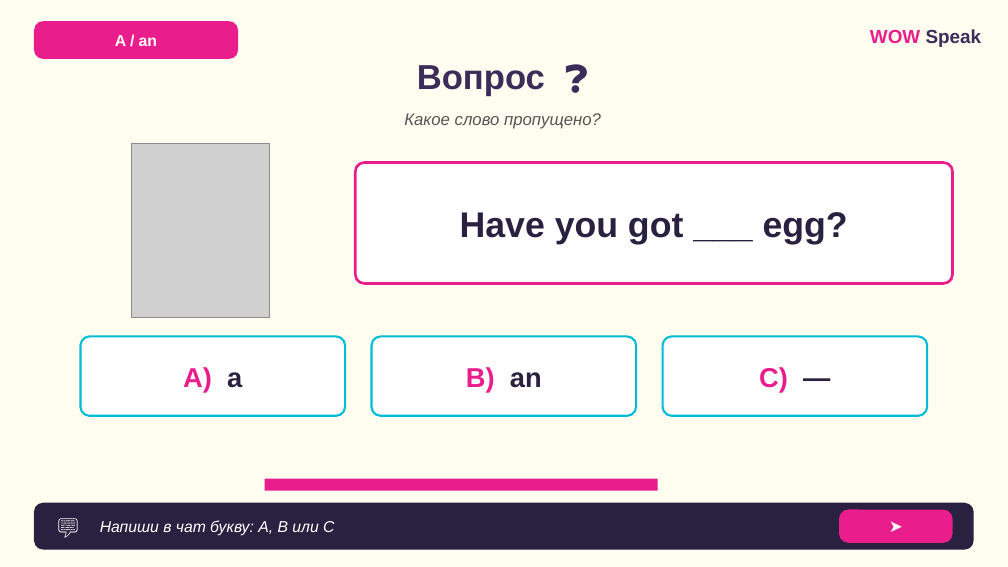
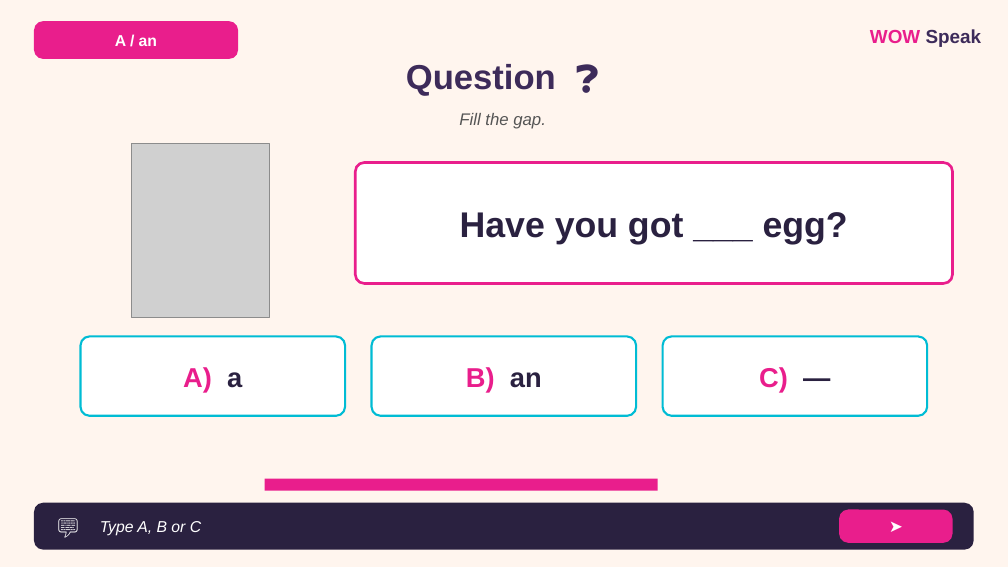
Before and after one commit to wowspeakschool-lang/classroom, a slide deck: slide 16 of vebinary/03.12_A-an/7-9/WOW_Speak_A_An_Food_7-9_LESSON.pptx (slide 15 before the commit). Drawn at 1008x567 pixels with LibreOffice and Linux fonts; fonts in the diff are those of the drawing; grey boxes stand for pictures. Boxes give left, top, right and bottom in pixels: in the first picture for what was removed or moved away, otherwise in the second. Text is boxed around its words. In the diff, an @@ line names an element or a change of style, - is before the commit and + after.

```diff
--- a/vebinary/03.12_A-an/7-9/WOW_Speak_A_An_Food_7-9_LESSON.pptx
+++ b/vebinary/03.12_A-an/7-9/WOW_Speak_A_An_Food_7-9_LESSON.pptx
@@ background #FFFDF0 to #FFF5EE @@
@@ text at bbox=[406, 64, 556, 96]: text changed @@
-Вопрос ❓
+Question ❓
@@ text at bbox=[459, 113, 546, 129]: text changed @@
-Какое слово пропущено?
+Fill the gap.
@@ text at bbox=[100, 521, 201, 536]: text changed @@
-Напиши в чат букву: A, B или C
+Type A, B or C
```
Also in this commit, not shown: 19 other slides changed, 4 slides added, 3 slides removed, 9 other files.
